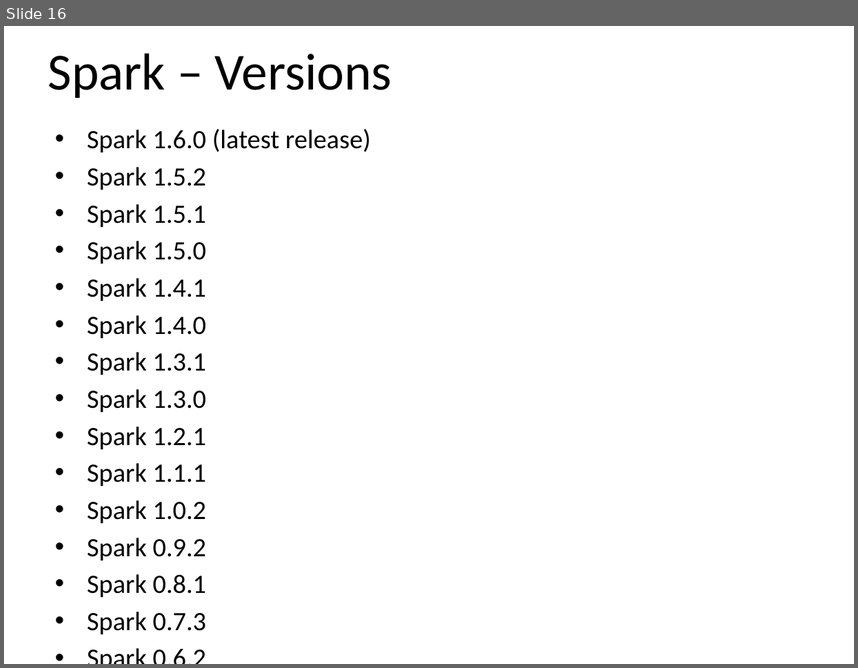
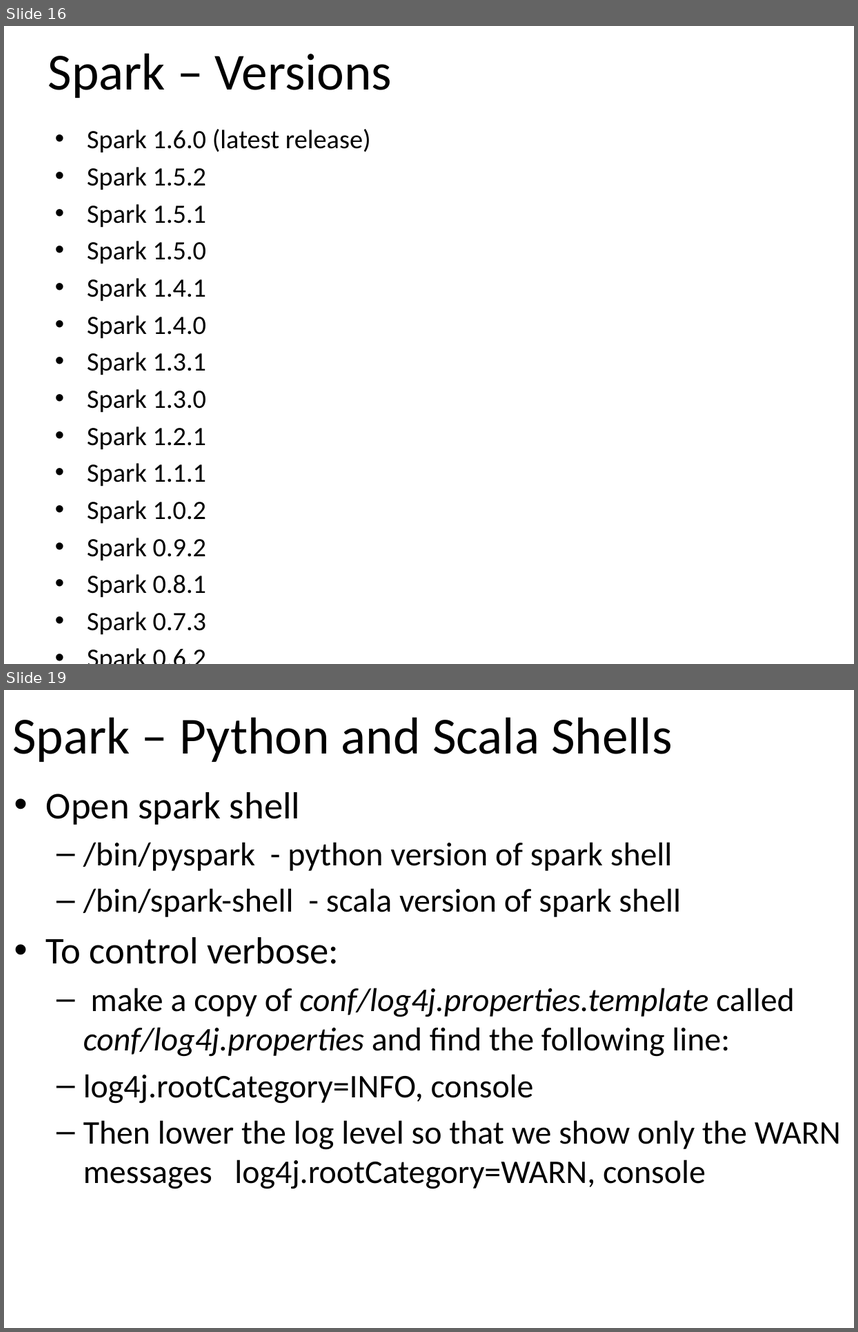
Before and after one commit to email2dorababu/SCALA_Reading, a slide deck: Spark_PPT/Spark_part1.pptx. Shown one above the other, each under a label of ours: slide 16 before the commit, slides 16 and 19 after it; the slides between them are not shown. The pictures are 858x668 and 858x1332 pixels, drawn with LibreOffice and Linux fonts; fonts in the diff are those of the drawing. Boxes give left, top, right and bottom in pixels: in the first picture for what was removed or moved away, otherwise in the second. Text is boxed around its words. In the diff, an @@ line names an element or a change of style, - is before the commit and + after.

```diff
--- a/Spark_PPT/Spark_part1.pptx
+++ b/Spark_PPT/Spark_part1.pptx
@@ slide 19 added at bbox=[4, 690, 854, 1328], background #FFFFFF @@
@@ title added at bbox=[12, 717, 672, 762], 44 pt, text #000000 @@
+Spark – Python and Scala Shells
@@ text added at bbox=[46, 792, 841, 1189], 28 pt, text #000000 @@
+• Open spark shell
+  – /bin/pyspark - python version of spark shell
+  – /bin/spark-shell - scala version of spark shell
+• To control verbose:
+  – make a copy of conf/log4j.properties.template called conf/log4j.properties and find the following line:
+  – log4j.rootCategory=INFO, console
+  – Then lower the log level so that we show only the WARN messages log4j.rootCategory=WARN, console
```
Also in this commit, not shown: 1 slide changed, 18 other slides added, 1 slide removed.
